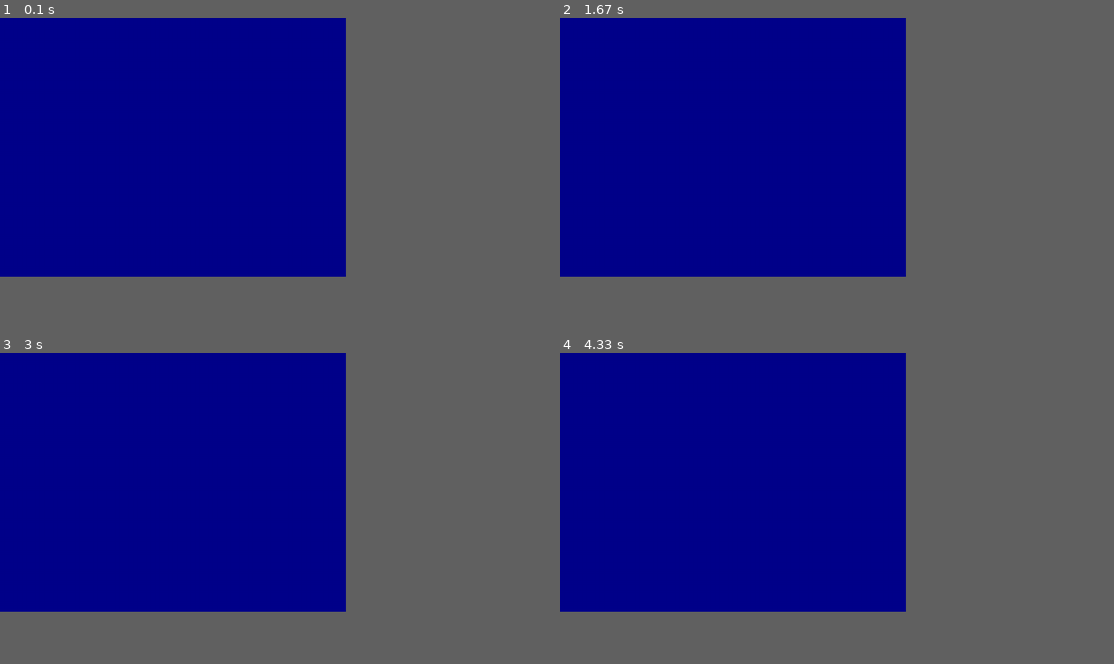
Above: before the commit, frames 1-4 (two rows, left to right).
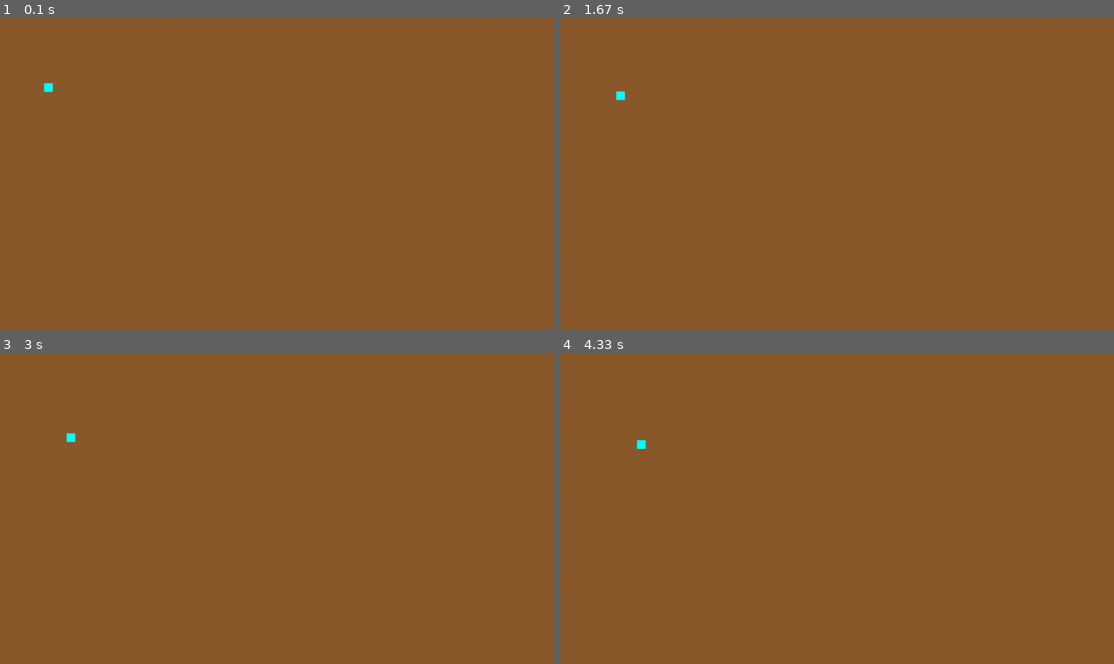
Above: after the commit, the same moments.

Repository: jimmygizmo/pygamefun
Game: pygame game, started from game/main.py
Two runs of this game, one before a commit and one after it. Both use one fixed random seed, a clock stepped at 60 frames per second and the inputs below.
Inputs:
- Up to frame 1 (0.1 s): no input
- Up to frame 2 (1.67 s): no input
- Up to frame 3 (3 s): no input
- Up to frame 4 (4.33 s): no input
In our replay, the window is 562x421 before the commit and 900x506 after it. These sizes can differ from the game's own. Grey fills any space a smaller window leaves; there, only what the larger window draws over its background counts as a difference.

The runs differ from the first frame. In frame 1, 52% of the frame differs, in the area x 0-63%, y 0-84%; in frame 2, 52%; in frame 3, 52%; in frame 4, 52%.

Commit message:
funny sprites (transp PNGs) added. now a second screen object is a bouncing ball

Diff:
--- a/game/main.py
+++ b/game/main.py
@@ -7,16 +7,29 @@
 
 pygame.init()
 
-SCREEN_WIDTH = 800
-SCREEN_HEIGHT = 600
-# SCREEN_TITLE = "PyArcade Game One"
+SCREEN_WIDTH = 1280
+SCREEN_HEIGHT = 720
 GAME_TITLE = 'Space Blasto'
+BGCOLOR = 'tan4'
+ONECOLOR = 'aqua'
+ONESIZE = (20, 20)  # Using a tuple for x, y in this case.
 
-surface = pygame.display.set_mode((SCREEN_WIDTH, SCREEN_HEIGHT))
+display_surface = pygame.display.set_mode((SCREEN_WIDTH, SCREEN_HEIGHT))
 pygame.display.set_caption(GAME_TITLE)
 
+# NOTE: Two different things: a "Surface" v.s. a "display surface". First we used a "display surface".
+# Next we use a "Surface". (They are very similar. "display surface" is the main surface we draw on. The ONE we see.
+# We can attach multiple "Surface" objects to the one official "display surface".
+
+one_surf = pygame.Surface(ONESIZE)
+one_surf.fill(ONECOLOR)
+
+one_x = 100
+one_y = 150
+one_vel_x = 0.3
+one_vel_y = 0.2
+
 running = True
-BGCOLOR = 'blue4'
 
 while running:
     # event loop
@@ -24,9 +37,27 @@
         if event.type == pygame.QUIT:
             running = False
 
-    surface.fill(BGCOLOR)
+    display_surface.fill(BGCOLOR)
+
+    display_surface.blit(one_surf, (one_x, one_y))
 
     pygame.display.update()  # update entire surface or use  .flip() which will update only part of the surface.
+
+    # Bounce off wall in X Axis - If either limit is hit, reverse the speed/velocity
+    if one_x < 0 or one_x > 1260:
+        one_vel_x = one_vel_x * -1
+
+    # Bounce off wall in Y Axis - If either limit is hit, reverse the speed/velocity
+    if one_y < 0 or one_y > 700:
+        one_vel_y = one_vel_y * -1
+
+    # Technically a speed is an absolute value, but a velocity (in one dimension as we are currently dealing with it)
+    # is just a speed with a positive or negative sign. (A speed with direction indicated.)
+    # A velocity is both a speed and a direction, and direction has dimensions, one, two or three, usually.
+
+    one_x += one_vel_x
+    one_y += one_vel_y
+
 
 
 pygame.quit()
Binary file added: game/assets/fly1-transp.png
Binary file added: game/assets/fly2-transp.png
Binary file added: game/assets/frog1-transp.png
Binary file added: game/assets/frog2-transp.jpg
Binary file added: game/assets/grumpy-cat-transp.jpg
Binary file added: game/assets/trollface-transp.png
